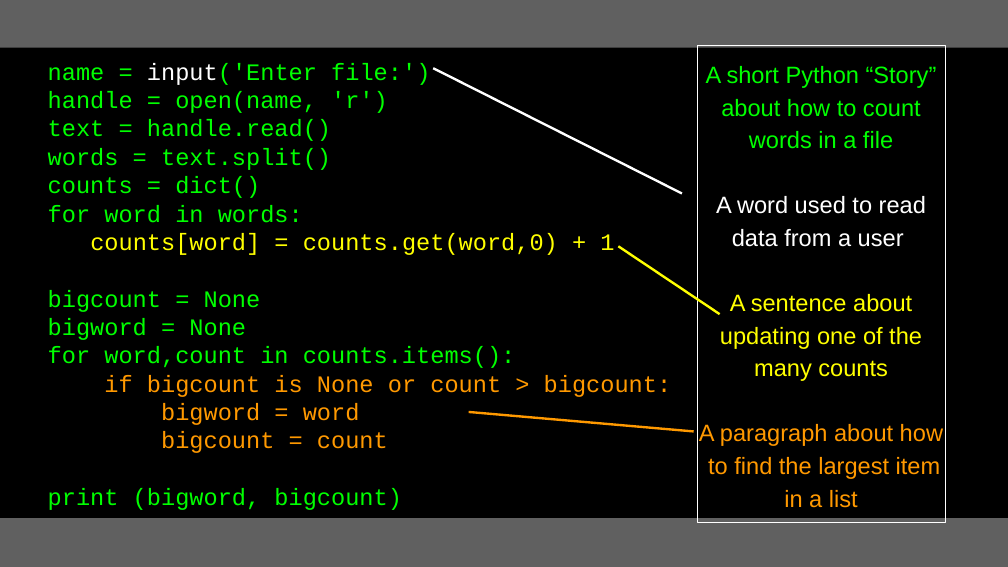
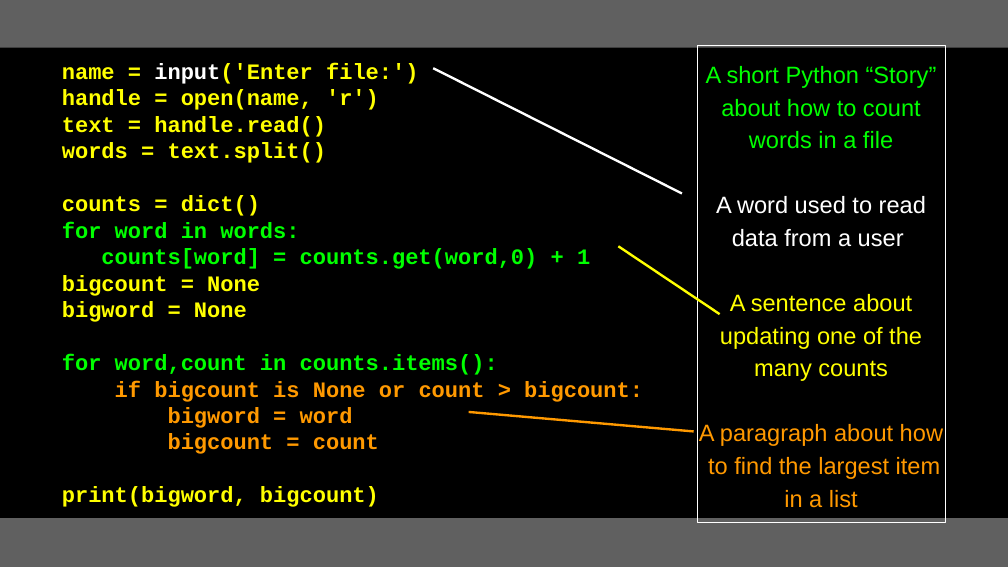
Before and after one commit to csev/py4e, a slide deck: slide 43 of lectures3/Pythonlearn-01-Intro.pptx (slide 44 before the commit). Drawn at 1008x567 pixels with LibreOffice and Linux fonts; fonts in the diff are those of the drawing. Boxes give left, top, right and bottom in pixels: in the first picture for what was removed or moved away, otherwise in the second. Text is boxed around its words. In the diff, an @@ line names an element or a change of style, - is before the commit and + after.

```diff
--- a/lectures3/Pythonlearn-01-Intro.pptx
+++ b/lectures3/Pythonlearn-01-Intro.pptx
@@ text "name = input('Enter file:')" moved from (x1=48, y1=63, x2=672, y2=510) to (x1=62, y1=63, x2=643, y2=507) @@
@@ text at (x1=62, y1=63, x2=643, y2=454): size 30 to 28 pt, bold on; text colour #00FF00 to #FFFF00 in "name = input('Enter file:')", "handle = open(name, 'r')", "text = handle.read()", "words = text.split()" and 3 more places; text colour #FFFF00 to #00FF00 in "counts[word] = counts.get(word,0) + 1" @@
@@ text at (x1=62, y1=487, x2=379, y2=507): text changed; size 30 to 28 pt; text colour #00FF00 to #FFFF00; bold on @@
-print (bigword, bigcount)
+print(bigword, bigcount)
```
Also in this commit, not shown: 7 other slides changed, 1 slide removed.
